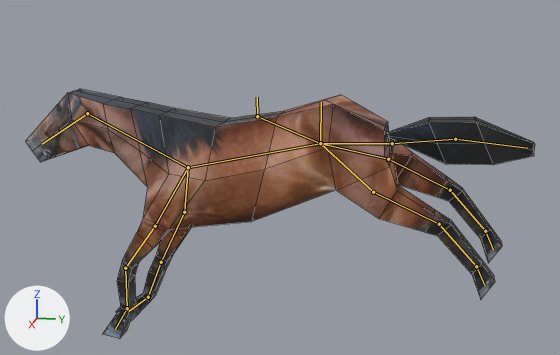
The Blender file res/blend/horse_run.blend: old version first, new version second.
Before and after are seen from a 50 mm lens placed at (7.24, 1.52, 3.66), pointed at (-0.04, 0.07, 1.84). The lights are fixed; the arrows at lower left show +X, +Y and +Z. Both versions are drawn at frame 12 of the action 'run'; the numbers are the values there. The bones that bend it are drawn over the model as lines. Mesh edges are drawn as thin lines.
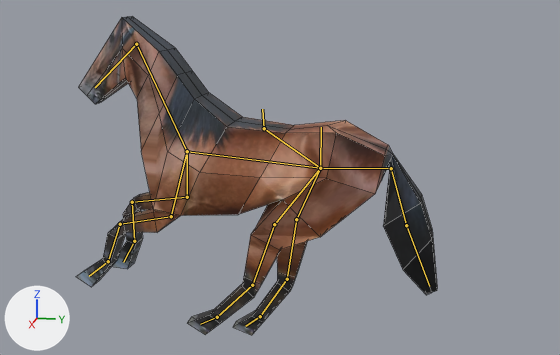
What differs and where, as boxes (x1, y1, x2, y2) in the pictures (560 x 355 px):
'Cube', posed (29% narrower, 27% taller)
    before: (26, 89, 535, 339)
    after: (76, 16, 437, 335)
bone 'root', root to tip
    before: (320, 143) to (321, 102)
    after: (320, 168) to (321, 127)
bone 'spine', root to tip
    before: (320, 143) to (188, 167)
    after: (320, 168) to (187, 151)
bone 'neck', root to tip
    before: (188, 167) to (87, 113)
    after: (187, 151) to (136, 44)
bone 'head', root to tip
    before: (87, 113) to (42, 144)
    after: (136, 44) to (95, 87)
bone 'legL1', root to tip
    before: (188, 167) to (155, 226)
    after: (187, 151) to (171, 216)
bone 'legL2', root to tip
    before: (155, 226) to (125, 268)
    after: (171, 216) to (120, 224)
bone 'legL3', root to tip
    before: (125, 268) to (127, 308)
    after: (120, 224) to (108, 261)
bone 'legR1', root to tip
    before: (188, 167) to (184, 212)
    after: (187, 151) to (187, 197)
bone 'legR2', root to tip
    before: (184, 212) to (161, 262)
    after: (187, 197) to (132, 202)
bone 'legR3', root to tip
    before: (161, 262) to (148, 297)
    after: (132, 202) to (134, 241)
bone 'legBL1', root to tip
    before: (320, 143) to (373, 192)
    after: (320, 168) to (274, 224)
bone 'legBL2', root to tip
    before: (373, 192) to (439, 224)
    after: (274, 224) to (252, 285)
bone 'legBL3', root to tip
    before: (439, 224) to (476, 266)
    after: (252, 285) to (217, 317)
bone 'tail2', root to tip
    before: (392, 143) to (455, 139)
    after: (391, 168) to (406, 225)
bone 'tail3', root to tip
    before: (455, 139) to (527, 148)
    after: (406, 225) to (429, 286)
bone 'legBR1', root to tip
    before: (320, 143) to (388, 159)
    after: (320, 168) to (296, 219)
bone 'legBR2', root to tip
    before: (388, 159) to (450, 190)
    after: (296, 219) to (287, 279)
bone 'legBR3', root to tip
    before: (450, 190) to (485, 231)
    after: (287, 279) to (260, 316)

The edits, one by one:
Bone 'root' (bone_root) moves from (0.0, 0.208, 0.0) to (0.0, -0.032, 0.0).
Bone 'spine' (bone_spine) turns from (10, 1, -1) to (-7, 0, 1) degrees about its own x, y and z.
Bone 'neck' (bone_neck) turns from (13, -1, 0) to (-10, 1, 0) degrees about its own x, y and z.
Bone 'head' (bone_head) turns from (-38, 2, 2) to (12, 0, 0) degrees about its own x, y and z.
Bone 'legL1' (bone_legl1) turns from (-28, -10, 2) to (4, 2, -1) degrees about its own x, y and z.
Bone 'legL2' (bone_legl2) turns from (-21, -1, 0) to (-82, -2, 2) degrees about its own x, y and z.
Bone 'legL3' (bone_legl3) turns from (35, 0, 0) to (57, 0, 0) degrees about its own x, y and z.
Bone 'legR1' (bone_legr1) turns from (-13, 5, -5) to (4, -2, 1) degrees about its own x, y and z.
Bone 'legR2' (bone_legr2) turns from (-24, -1, -9) to (-77, -16, -23) degrees about its own x, y and z.
Bone 'legR3' (bone_legr3) turns from (3, 0, 1) to (73, -16, 22) degrees about its own x, y and z.
Bone 'legBL1' (bone_legbl1) turns from (23, 7, 2) to (-66, -18, 11) degrees about its own x, y and z.
Bone 'legBL2' (bone_legbl2) turns from (31, 1, 0) to (37, 1, 0) degrees about its own x, y and z.
Bone 'legBL3' (bone_legbl3) turns from (0, 0, 0) to (-2, 0, 0) degrees about its own x, y and z.
Bone 'tail2' (bone_tail2) moves from (0.0, -0.01, -0.034) to (0.0, 0.0, 0.0).
Bone 'tail2' (bone_tail2) turns from (80, 0, 0) to (0, 0, 0) degrees about its own x, y and z.
Bone 'tail3' (bone_tail3) turns from (0, 0, 0) to (18, 0, 0) degrees about its own x, y and z.
Bone 'legBR1' (bone_legbr1) turns from (43, -13, -5) to (-53, 15, -8) degrees about its own x, y and z.
Bone 'legBR2' (bone_legbr2) moves from (0.0, 0.03, 0.019) to (0.0, 0.0, 0.0).
Bone 'legBR2' (bone_legbr2) turns from (9, 0, 0) to (35, 0, 0) degrees about its own x, y and z.
Bone 'legBR3' (bone_legbr3) turns from (0, 0, 0) to (-2, 0, 0) degrees about its own x, y and z.
